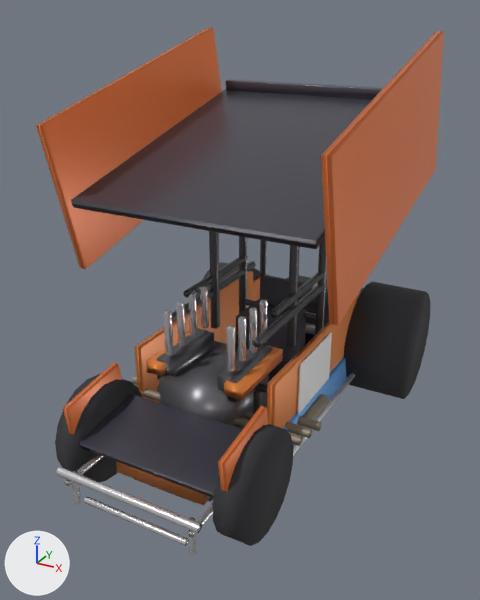
An edit to the glTF model sprint_car.glb, drawn before and after from the same camera.
Camera for both pictures: a 50 mm camera at (1.59, -2.99, 2.28) aimed at (0.02, -0.15, 0.86). Arrows for +X, +Y and +Z are at lower left; the lights stay in place. The first picture is the older version. Where no turn or scale is listed for an object, it has been applied to the vertices.

Names of what the first picture shows: 'FL_tire', 'FR_tire', 'RR_tire', 'block', 'fb_arm_L', 'fb_low', 'fb_main', 'front_foil', 'sb_L', 'sb_R', 'seat', 'side_L', 'side_R', 'top_foil', 'wicker' and 44 more.
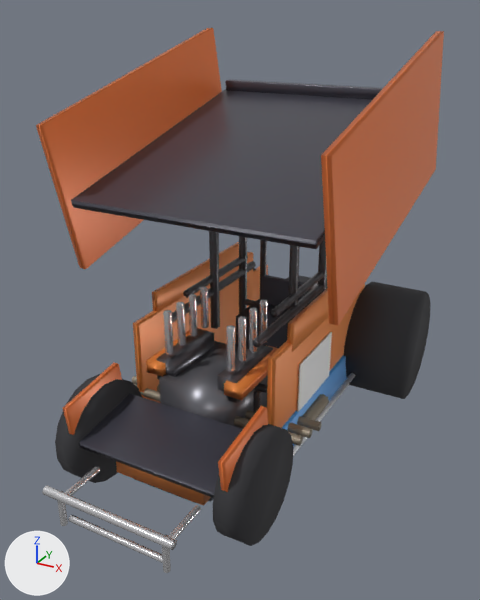
Diff of the bpy script that builds the scene:
```diff
--- a/sprint_car.glb.py
+++ b/sprint_car.glb.py
@@ mat_side_r_top_mat @@
+mat_side_r_top_mat = principled_material('side_R_top_mat')
+mat_side_r_top_mat.base_color = (0.92, 0.28, 0.06)  # orange #f69045
+mat_side_r_top_mat.metallic = 0.18
+mat_side_r_top_mat.roughness = 0.36
@@ mat_side_l_top_mat @@
+mat_side_l_top_mat = principled_material('side_L_top_mat')
+mat_side_l_top_mat.base_color = (0.92, 0.28, 0.06)  # orange #f69045
+mat_side_l_top_mat.metallic = 0.18
+mat_side_l_top_mat.roughness = 0.36
@@ me_side_l @@
 # used by ob_side_l; location = (0.0, 0.0, 0.0)
-me_side_l.from_pydata(...)  # 8 vertices, 12 faces; spans x -0.414..-0.373, y -0.512..0.758, z 0.184..0.636
+me_side_l.from_pydata(...)  # 8 vertices, 12 faces; spans x -0.414..-0.373, y -0.512..0.758, z 0.18..0.771
+# me_side_l part 1: the whole mesh is scaled about its middle by (1, 1, 1.31), then moved by (0.0, 0.0, 0.066)
 me_side_l.materials.append(mat_side_l_mat)
@@ me_side_r @@
 # used by ob_side_r; location = (0.0, 0.0, 0.0)
-me_side_r.from_pydata(...)  # 8 vertices, 12 faces; spans x 0.373..0.414, y -0.512..0.758, z 0.184..0.636
+me_side_r.from_pydata(...)  # 8 vertices, 12 faces; spans x 0.373..0.414, y -0.512..0.758, z 0.18..0.771
+# me_side_r part 2: the whole mesh is scaled about its middle by (1, 1, 1.31), then moved by (0.0, 0.0, 0.066)
 me_side_r.materials.append(mat_side_r_mat)
@@ me_fb_main @@
 # used by ob_fb_main; location = (0.0, 0.0, 0.0)
-me_fb_main.from_pydata(...)  # 26 vertices, 48 faces; spans x -0.389..0.389, y -1.186..-1.143, z 0.257..0.3
+me_fb_main.from_pydata(...)  # 26 vertices, 48 faces; spans x -0.349..0.349, y -1.317..-1.274, z 0.257..0.3
+# me_fb_main part 3: the whole mesh is scaled about its middle by (0.895, 1, 1), then moved by (0.0, -0.131, 0.0)
 me_fb_main.materials.append(mat_fb_main_mat)
@@ me_fb_low @@
 # used by ob_fb_low; location = (0.0, 0.0, 0.0)
-me_fb_low.from_pydata(...)  # 18 vertices, 32 faces; spans x -0.287..0.287, y -1.132..-1.099, z 0.098..0.131
+me_fb_low.from_pydata(...)  # 18 vertices, 32 faces; spans x -0.266..0.266, y -1.263..-1.23, z 0.098..0.131
+# me_fb_low part 4: the whole mesh is scaled about its middle by (0.929, 1, 1), then moved by (0.0, -0.131, 0.0)
 me_fb_low.materials.append(mat_fb_low_mat)
@@ me_fb_arm_l @@
 # used by ob_fb_arm_l; location = (0.0, 0.0, 0.0)
-me_fb_arm_l.from_pydata(...)  # 18 vertices, 32 faces; spans x -0.361..-0.328, y -1.168..-0.882, z 0.213..0.246
+me_fb_arm_l.from_pydata(...)  # 18 vertices, 32 faces; spans x -0.303..-0.271, y -1.246..-1.017, z 0.213..0.246
+# me_fb_arm_l part 5: the whole mesh is scaled about its middle by (1, 0.8, 1), then moved by (0.057, -0.107, 0.0)
 me_fb_arm_l.materials.append(mat_fb_arm_l_mat)
@@ me_side_r_top @@
+me_side_r_top.from_pydata(...)  # a box spanning x 0.385..0.418, y -0.328..0.656, z 0.73..0.877
+me_side_r_top.materials.append(mat_side_r_top_mat)  # orange #f69045
@@ me_side_l_top @@
+me_side_l_top.from_pydata(...)  # a box spanning x -0.418..-0.385, y -0.328..0.656, z 0.73..0.877
+me_side_l_top.materials.append(mat_side_l_top_mat)  # orange #f69045
@@ ob_side_r_top @@
+ob_side_r_top = bpy.data.objects.new('side_R_top', me_side_r_top)
+ob_side_r_top.location = (0.0, 0.0, 0.0)
@@ ob_side_l_top @@
+ob_side_l_top = bpy.data.objects.new('side_L_top', me_side_l_top)
+ob_side_l_top.location = (0.0, 0.0, 0.0)
```

Pixel boxes [x1, y1, x2, y2] of what changed, in the pictures (480 x 600 px):
'side_L', moved, rescaled (14% taller)
    before: [134, 271, 253, 403]
    after: [133, 252, 253, 403]
'side_R', moved, rescaled (7% taller)
    before: [267, 293, 360, 428]
    after: [267, 284, 365, 428]
'fb_main', moved, rescaled (7% narrower)
    before: [56, 467, 202, 533]
    after: [42, 486, 177, 550]
'fb_low', moved, rescaled (9% narrower)
    before: [84, 497, 189, 546]
    after: [68, 515, 163, 563]
'side_L_top', added (orange)
    after: [152, 242, 239, 311]
'side_R_top', added (orange)
    after: [287, 288, 329, 352]
'fb_arm_L', moved, rescaled (10% narrower, 6% shorter)
    before: [64, 454, 104, 486]
    after: [64, 466, 100, 496]
